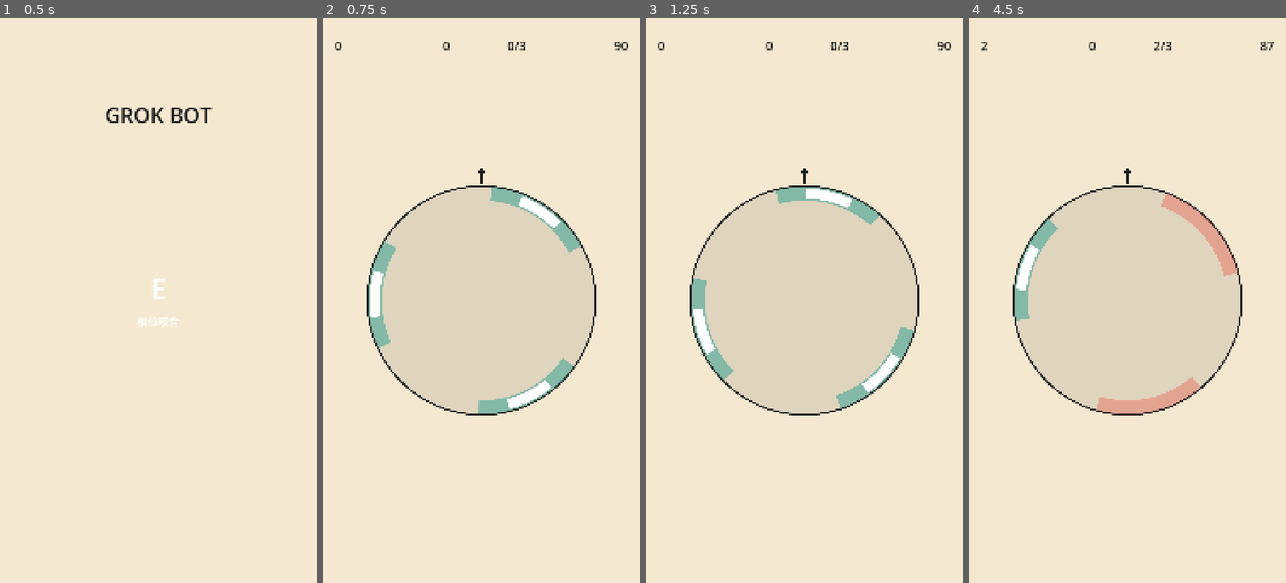
Above: before the commit, frames 1-4 (left to right).
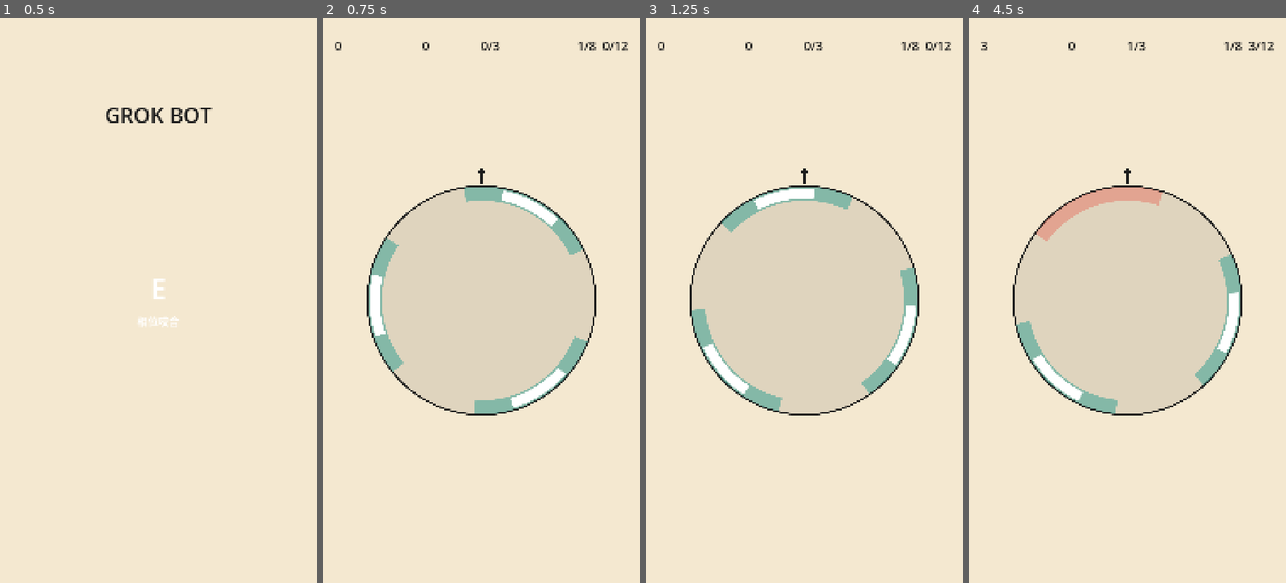
Above: after the commit, the same moments.

Repository: fallenblueray/Grok-Bot-Game
Game: Godot game, scene res://Boot.tscn
The game is run twice, just before and just after one commit, with the same random seed, the same clock (stepped at 60 frames per second) and the same inputs.
Inputs (mouse positions are in pixels of both pictures, inside the frame that each line leads up to):
- Up to frame 1 (0.5 s): no input
- Up to frame 2 (0.75 s): click "E" at 0.5 s
- Up to frame 3 (1.25 s): no input
- Up to frame 4 (4.5 s): tap Enter at 1.25, 3.6 s; move the mouse to (1197, 272) at 1.27 s; hold D 1.28-2.03 s; tap 1 at 1.35 s; click (1197, 272) at 1.42 s; tap Space at 1.52, 2.27, 3.77 s; move the mouse to (1064, 328) at 2.02 s; tap E at 2.1 s; move the mouse to (1159, 176) at 2.77 s; hold D 2.78-4.28 s; tap 2 at 2.85 s; move the mouse to (1111, 413) at 3.52 s; click (1111, 413) at 3.67 s; move the mouse to (1222, 385) at 4.27 s; tap Keypad Enter at 4.35 s

Frame 1 is identical in both runs. In frame 2, 1.5% of the frame differs, in the area x 14-97%, y 4-71%; in frame 3, 3.6%; in frame 4, 5.5%, in the area x 4-97%, y 4-70%.

Commit message:
E: 8-level chapter then 90s endless; D stays a corpse

Diff:
--- a/ModeE.gd
+++ b/ModeE.gd
@@ -1,7 +1,5 @@
 extends Control
-## Mode E — 相位咬合 Phase Snap
-## Whole-screen tap samples the circle's current rotation vs nearest window.
-## Placeholder = circle + arcs (drawn). Tweens only.
+## Mode E — 相位咬合. 8-level chapter then 90s endless. Tweens only.
 
 const INK := Color("1C1C1C")
 const BG := Color("F4E8D0")
@@ -27,11 +25,28 @@
 @export var bounce_deg: float = 14.0
 @export var run_seconds: float = 90.0
 
+# period, inner°, outer°, docks to clear. 关7/8 sized so perfect window ≥ 90ms.
+const LEVELS: Array[Dictionary] = [
+	{"period": 2.2, "inner": 16.0, "outer": 36.0, "goal": 12},
+	{"period": 2.0, "inner": 14.0, "outer": 32.0, "goal": 16},
+	{"period": 1.8, "inner": 12.0, "outer": 28.0, "goal": 20},
+	{"period": 1.65, "inner": 12.0, "outer": 26.0, "goal": 24},
+	{"period": 1.5, "inner": 12.0, "outer": 24.0, "goal": 28},
+	{"period": 1.42, "inner": 12.0, "outer": 23.0, "goal": 32},
+	{"period": 1.35, "inner": 12.0, "outer": 22.0, "goal": 36},
+	{"period": 1.3, "inner": 14.0, "outer": 24.0, "goal": 40},
+]
+
 var _period: float = 1.8
 var _score: int = 0
 var _combo: int = 0
 var _time_left: float = 90.0
 var _success_docks: int = 0
+var _level_docks: int = 0
+var _goal: int = 12
+var _level: int = 0
+var _endless: bool = false
+var _cleared: bool = false
 var _busy: bool = false
 var _ended: bool = false
 var _restarting: bool = false
@@ -68,7 +83,6 @@
 		draw_circle(Vector2.ZERO, r, Color(ink.r, ink.g, ink.b, 0.10))
 		draw_arc(Vector2.ZERO, r, 0.0, TAU, 96, ink, 5.0, true)
 		for i in window_count:
-			# Local 0° = up. Godot 0 rad = right, so offset -90°.
 			var mid := deg_to_rad(float(i) * (360.0 / float(window_count)) - 90.0)
 			var ho := deg_to_rad(outer_deg)
 			var hi := deg_to_rad(inner_deg)
@@ -104,24 +118,26 @@
 func _ready() -> void:
 	mouse_filter = Control.MOUSE_FILTER_IGNORE
 	set_anchors_and_offsets_preset(Control.PRESET_FULL_RECT)
-	_period = rotation_period
-	_time_left = run_seconds
+	_level = int(Engine.get_meta("e_level", 0))
+	_endless = bool(Engine.get_meta("e_endless", false))
+	_apply_level()
 	var short_side := minf(view_width, view_height)
 	_radius = short_side * circle_diameter_frac * 0.5
 	_build_ui()
+	_apply_rotor_windows()
 
 
 func _process(delta: float) -> void:
 	if _ended:
 		return
-	_time_left -= delta
-	if _time_left <= 0.0:
-		_time_left = 0.0
-		_end_run()
-		_refresh_hud()
-		return
+	if _endless:
+		_time_left -= delta
+		if _time_left <= 0.0:
+			_time_left = 0.0
+			_fail_run()
+			_refresh_hud()
+			return
 	if not _busy:
-		# Clockwise in Godot 2D (Y-down). One revolution per _period seconds.
 		_rotor.rotation_degrees += (360.0 / _period) * delta
 	_refresh_hud()
 
@@ -190,10 +206,10 @@
 	hud_bg.mouse_filter = Control.MOUSE_FILTER_IGNORE
 	hud.add_child(hud_bg)
 
-	_score_label = _make_hud_label(hud, Vector2(40, 40), Vector2(240, 110), HORIZONTAL_ALIGNMENT_LEFT)
-	_combo_label = _make_hud_label(hud, Vector2(300, 40), Vector2(240, 110), HORIZONTAL_ALIGNMENT_CENTER)
-	_block_label = _make_hud_label(hud, Vector2(540, 40), Vector2(240, 110), HORIZONTAL_ALIGNMENT_CENTER)
-	_time_label = _make_hud_label(hud, Vector2(800, 40), Vector2(240, 110), HORIZONTAL_ALIGNMENT_RIGHT)
+	_score_label = _make_hud_label(hud, Vector2(40, 40), Vector2(200, 110), HORIZONTAL_ALIGNMENT_LEFT)
+	_combo_label = _make_hud_label(hud, Vector2(250, 40), Vector2(200, 110), HORIZONTAL_ALIGNMENT_CENTER)
+	_block_label = _make_hud_label(hud, Vector2(460, 40), Vector2(220, 110), HORIZONTAL_ALIGNMENT_CENTER)
+	_time_label = _make_hud_label(hud, Vector2(700, 40), Vector2(340, 110), HORIZONTAL_ALIGNMENT_RIGHT)
 
 	var flash_layer := CanvasLayer.new()
 	flash_layer.layer = 20
@@ -250,7 +266,10 @@
 	_score_label.text = str(_score)
 	_combo_label.text = str(_combo)
 	_block_label.text = "%d/3" % _blocked_count()
-	_time_label.text = str(ceili(_time_left))
+	if _endless:
+		_time_label.text = str(ceili(_time_left))
+	else:
+		_time_label.text = "%d/8  %d/%d" % [_level + 1, _level_docks, _goal]
 
 
 func _angle_diff_deg(a: float, b: float) -> float:
@@ -258,8 +277,6 @@
 
 
 func _on_tap() -> void:
-	# Sample current rotation. Window i local game-angle = i * 120, 0 = up.
-	# World game-angle = rotor.rotation_degrees + i * 120. Snap target = 0 (tick).
 	var nearest_i := 0
 	var nearest_d := 999.0
 	for i in window_count:
@@ -268,7 +285,6 @@
 		if absf(d) < absf(nearest_d):
 			nearest_d = d
 			nearest_i = i
-
 	var ad := absf(nearest_d)
 	if ad <= window_inner_deg and not _blocked[nearest_i]:
 		await _do_perfect(nearest_i, nearest_d)
@@ -281,9 +297,10 @@
 func _register_success() -> void:
 	_score += 1
 	_success_docks += 1
-	if _success_docks % docks_per_speedup == 0:
-		_period = maxf(period_min, _period * period_scale)
+	_level_docks += 1
 	_refresh_hud()
+	if not _endless and _level_docks >= _goal:
+		_clear_level()
 
 
 func _do_perfect(_window_i: int, delta_deg: float) -> void:
@@ -293,7 +310,6 @@
 	_flash.color = Color(FLASH_WHITE, 0.78)
 	var flash_tw := create_tween()
 	flash_tw.tween_property(_flash, "color:a", 0.0, 0.14)
-
 	var target := _rotor.rotation_degrees - delta_deg
 	var tw := create_tween()
 	tw.tween_property(_rotor, "rotation_degrees", target, snap_duration).set_trans(Tween.TRANS_CUBIC).set_ease(Tween.EASE_OUT)
@@ -306,7 +322,6 @@
 	_busy = true
 	_combo = 0
 	_register_success()
-	# Soft ease toward the window, no flash, combo reset.
 	var target := _rotor.rotation_degrees - delta_deg * 0.35
 	var tw := create_tween()
 	tw.tween_property(_rotor, "rotation_degrees", target, snap_duration).set_trans(Tween.TRANS_CUBIC).set_ease(Tween.EASE_OUT)
@@ -323,29 +338,61 @@
 		_rotor.blocked = _blocked
 		_rotor.queue_redraw()
 	_refresh_hud()
-
-	var kick := bounce_deg
-	if delta_deg >= 0.0:
-		kick = bounce_deg
-	else:
-		kick = -bounce_deg
+	var kick := bounce_deg if delta_deg >= 0.0 else -bounce_deg
 	var target := _rotor.rotation_degrees + kick
 	var tw := create_tween()
 	tw.tween_property(_rotor, "rotation_degrees", target, bounce_duration).set_trans(Tween.TRANS_BACK).set_ease(Tween.EASE_OUT)
 	await tw.finished
-
 	if _blocked_count() >= window_count:
-		_end_run()
+		_fail_run()
 		return
 	if not _ended:
 		_busy = false
 
 
-func _end_run() -> void:
+func _apply_level() -> void:
+	var idx := mini(_level, LEVELS.size() - 1)
+	var L: Dictionary = LEVELS[idx]
+	_period = float(L["period"])
+	window_inner_deg = float(L["inner"])
+	window_outer_deg = float(L["outer"])
+	_goal = int(L["goal"])
+	if _endless:
+		_time_left = run_seconds
+	else:
+		_time_left = 0.0
+
+
+func _apply_rotor_windows() -> void:
+	if _rotor == null:
+		return
+	_rotor.outer_deg = window_outer_deg
+	_rotor.inner_deg = window_inner_deg
+	_rotor.blocked = _blocked
+	_rotor.queue_redraw()
+
+
+func _clear_level() -> void:
 	if _ended:
 		return
 	_ended = true
+	_cleared = true
 	_busy = true
+	_overlay.color = Color(TEAL, 0.88)
+	if _level >= LEVELS.size() - 1:
+		_overlay_label.text = "無盡"
+	else:
+		_overlay_label.text = "%d/8" % (_level + 2)
+	_overlay.visible = true
+
+
+func _fail_run() -> void:
+	if _ended:
+		return
+	_ended = true
+	_cleared = false
+	_busy = true
+	_overlay.color = Color(FAIL_RED, 0.88)
 	_overlay_label.text = str(_score)
 	_overlay.visible = true
 
@@ -354,6 +401,12 @@
 	if _restarting:
 		return
 	_restarting = true
+	if _cleared:
+		if _level >= LEVELS.size() - 1:
+			Engine.set_meta("e_endless", true)
+		else:
+			Engine.set_meta("e_level", _level + 1)
+			Engine.set_meta("e_endless", false)
 	get_tree().reload_current_scene()
 
 
